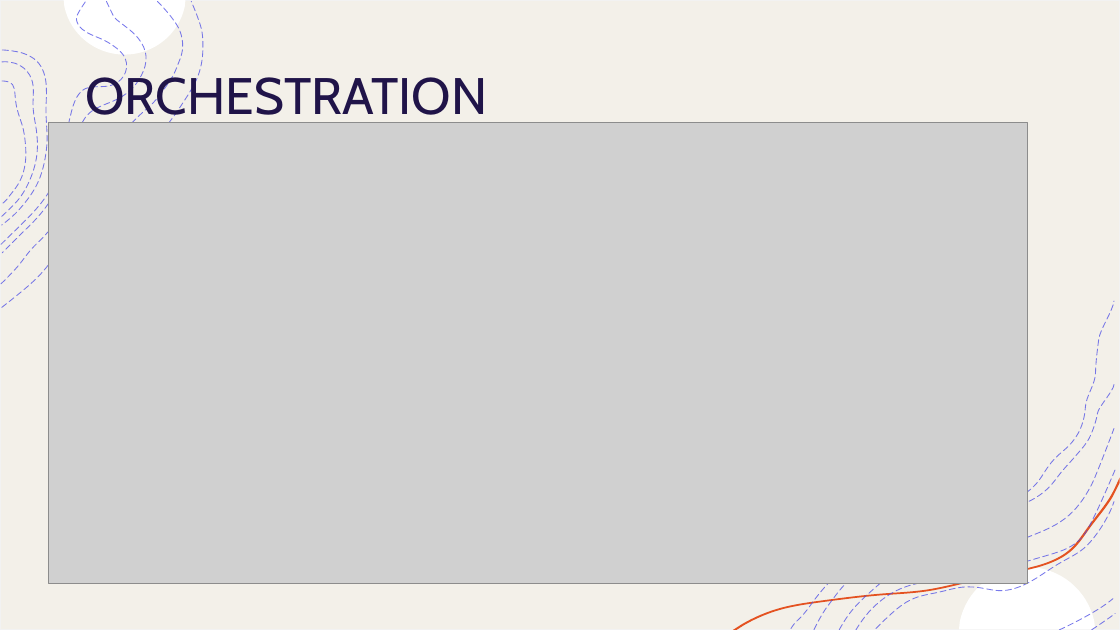
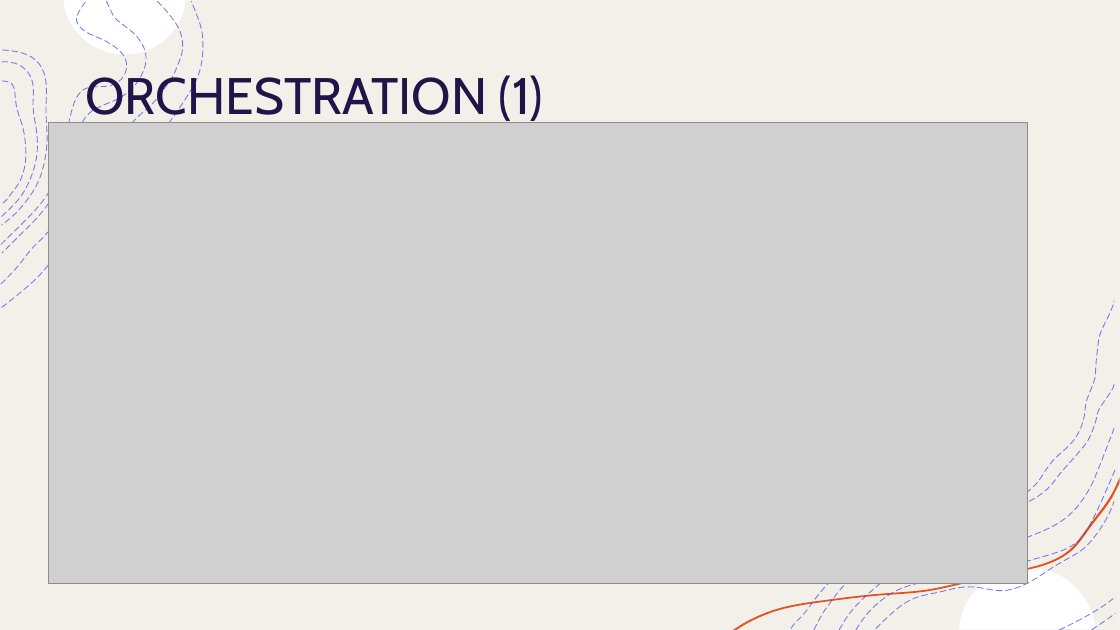
Before and after one commit to matteovisotto/PSD-FinalProject, a slide deck: slide 8 of Presentation/MANGIA TRANQUILLO.pptx. Drawn at 1120x630 pixels with LibreOffice and Linux fonts; fonts in the diff are those of the drawing; grey boxes stand for pictures. Boxes give left, top, right and bottom in pixels: in the first picture for what was removed or moved away, otherwise in the second. Text is boxed around its words. In the diff, an @@ line names an element or a change of style, - is before the commit and + after.

```diff
--- a/Presentation/MANGIA TRANQUILLO.pptx
+++ b/Presentation/MANGIA TRANQUILLO.pptx
@@ title at [85,71,543,123]: text changed @@
-ORCHESTRATION
+ORCHESTRATION (1)
```
Also in this commit, not shown: 2 other slides changed, 3 slides added, 1 slide removed, 1 other file.
